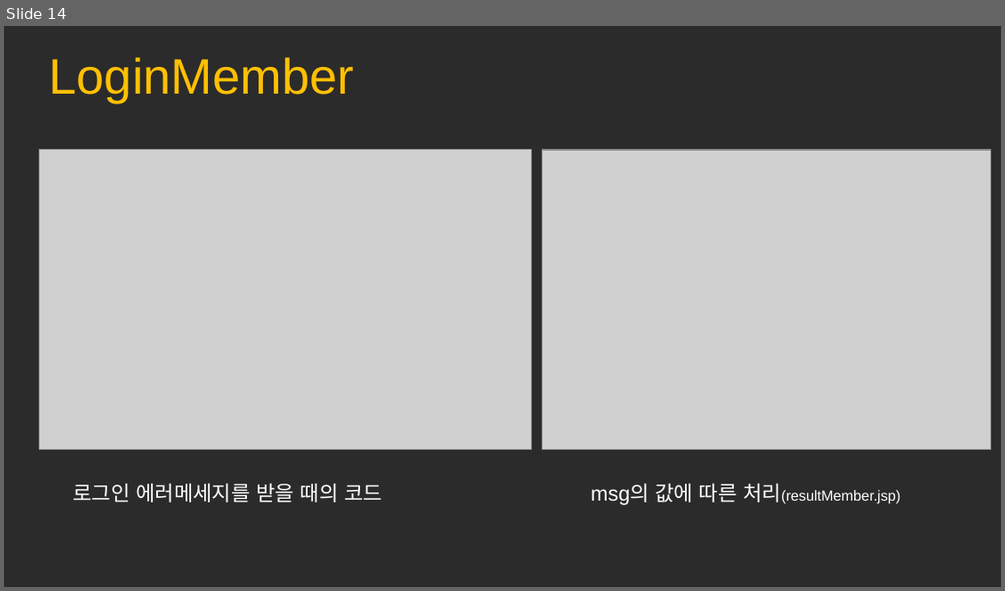
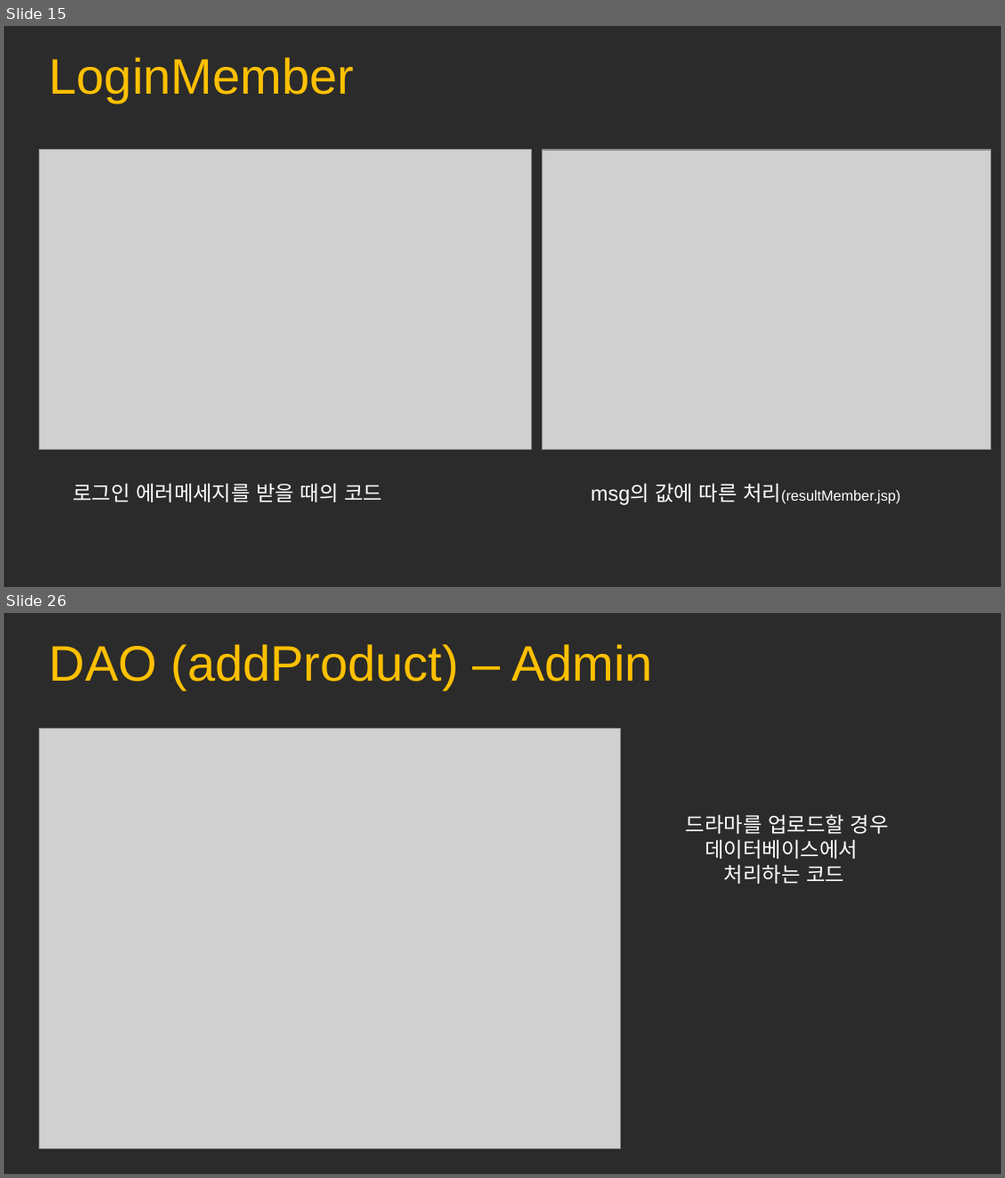
Before and after one commit to mina0502/portfolio, a slide deck: jsp/JSP.pptx. Shown one above the other, each under a label of ours: slide 14 before the commit, slides 15 and 26 after it; the slides between them are not shown. The pictures are 1005x591 and 1005x1178 pixels, drawn with LibreOffice and Linux fonts; fonts in the diff are those of the drawing; grey boxes stand for pictures; background and template pictures are left out; a plain dark background stands for a picture behind light text. Boxes give left, top, right and bottom in pixels: in the first picture for what was removed or moved away, otherwise in the second. Text is boxed around its words. In the diff, an @@ line names an element or a change of style, - is before the commit and + after.

```diff
--- a/jsp/JSP.pptx
+++ b/jsp/JSP.pptx
@@ slide 26 added at [4,613,1001,1174], background picture (left out) @@
@@ text added at [49,644,653,690], 36 pt, text #FFC000 @@
+DAO (addProduct) – Admin
@@ picture added at [39,729,620,1148] @@
@@ text added at [686,814,889,884], 15 pt, text #FFFFFF @@
+드라마를 업로드할 경우
+데이터베이스에서
+처리하는 코드
@@ what was slide 14 is now slide 15 @@
```
Also in this commit, not shown: 3 slides changed, 25 other slides added, 1 slide removed.
